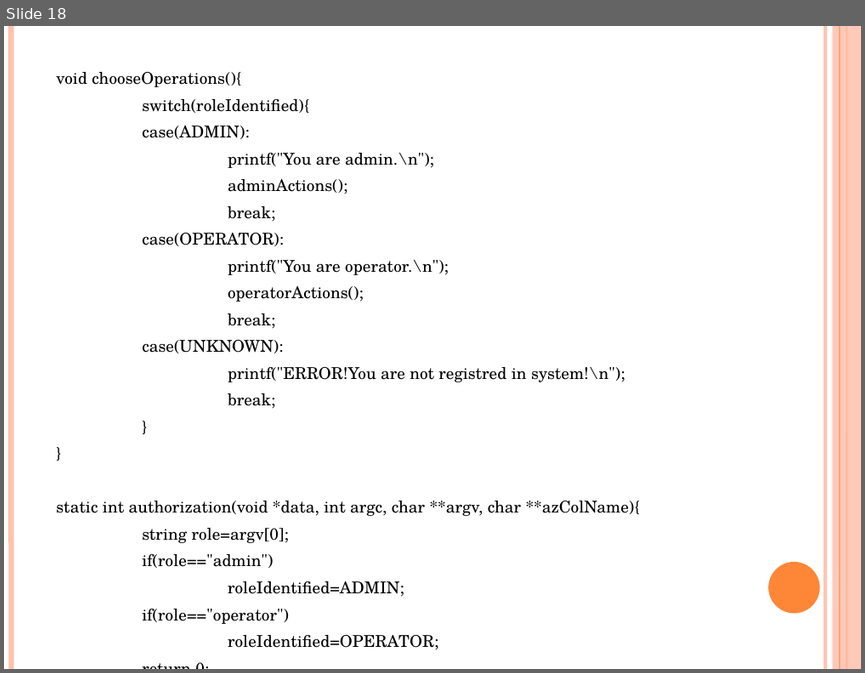
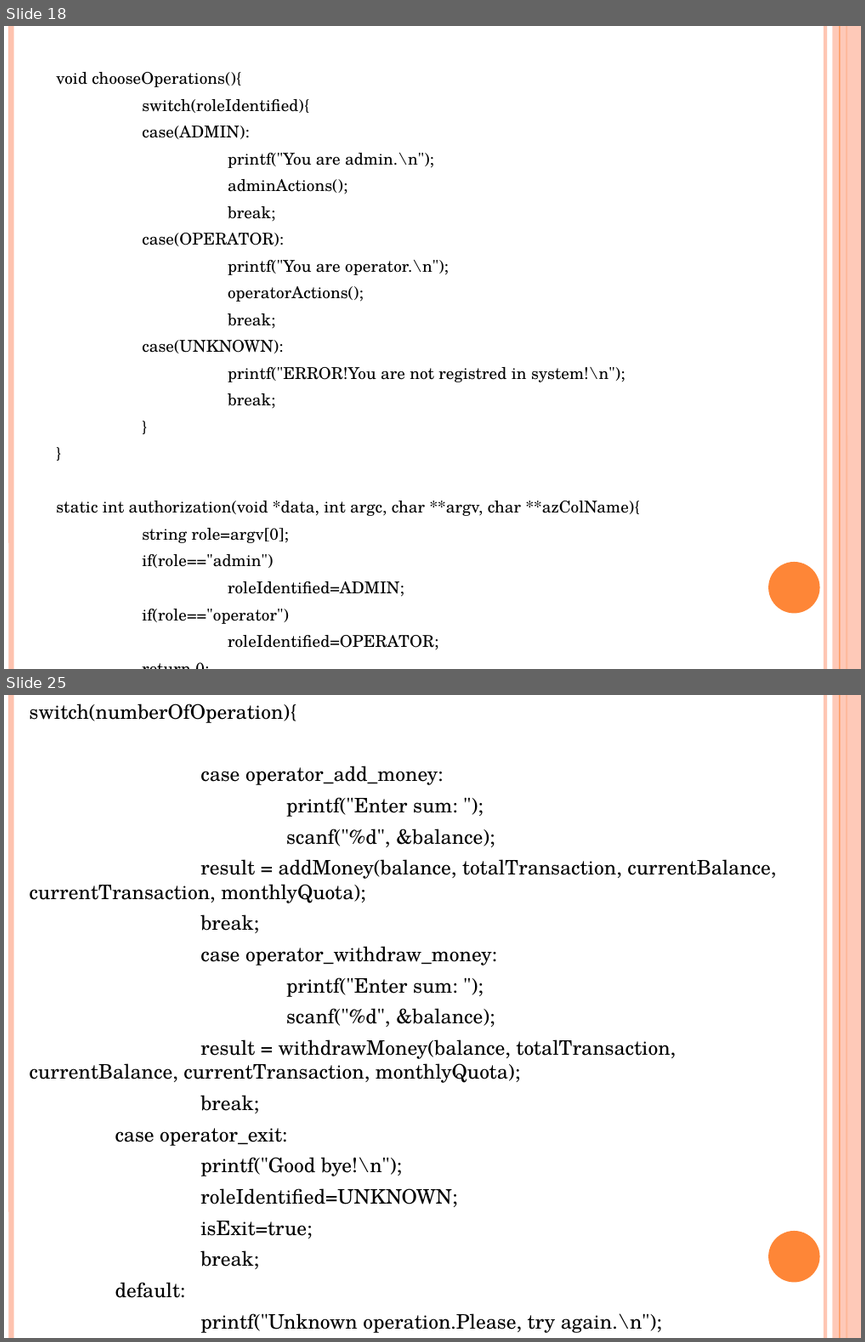
Before and after one commit to IrinaMakarushko/BankSystem, a slide deck: Спецкурс. Презентация.pptx. Shown one above the other, each under a label of ours: slide 18 before the commit, slides 18 and 25 after it; the slides between them are not shown. The pictures are 865x673 and 865x1342 pixels, drawn with LibreOffice and Linux fonts; fonts in the diff are those of the drawing. Boxes give left, top, right and bottom in pixels: in the first picture for what was removed or moved away, otherwise in the second. Text is boxed around its words. In the diff, an @@ line names an element or a change of style, - is before the commit and + after.

```diff
--- a/Спецкурс. Презентация.pptx
+++ b/Спецкурс. Презентация.pptx
@@ slide 25 added at [4,695,861,1338], background #FFFFFF; not listed: 6 template elements that a slide beside it also shows @@
@@ text added at [30,703,776,1333], 16.8 pt, text #000000 @@
+switch(numberOfOperation){
+case operator_add_money:
+printf("Enter sum: ");
+scanf("%d", &balance);
+result = addMoney(balance, totalTransaction, currentBalance, currentTransaction, monthlyQuota);
+break;
+case operator_withdraw_money:
+printf("Enter sum: ");
+scanf("%d", &balance);
+result = withdrawMoney(balance, totalTransaction, currentBalance, currentTransaction, monthlyQuota);
+break;
+case operator_exit:
+printf("Good bye!\n");
+roleIdentified=UNKNOWN;
+isExit=true;
+break;
+default:
+printf("Unknown operation.Please, try again.\n");
+break;
+}
```
Also in this commit, not shown: 7 other slides added.
